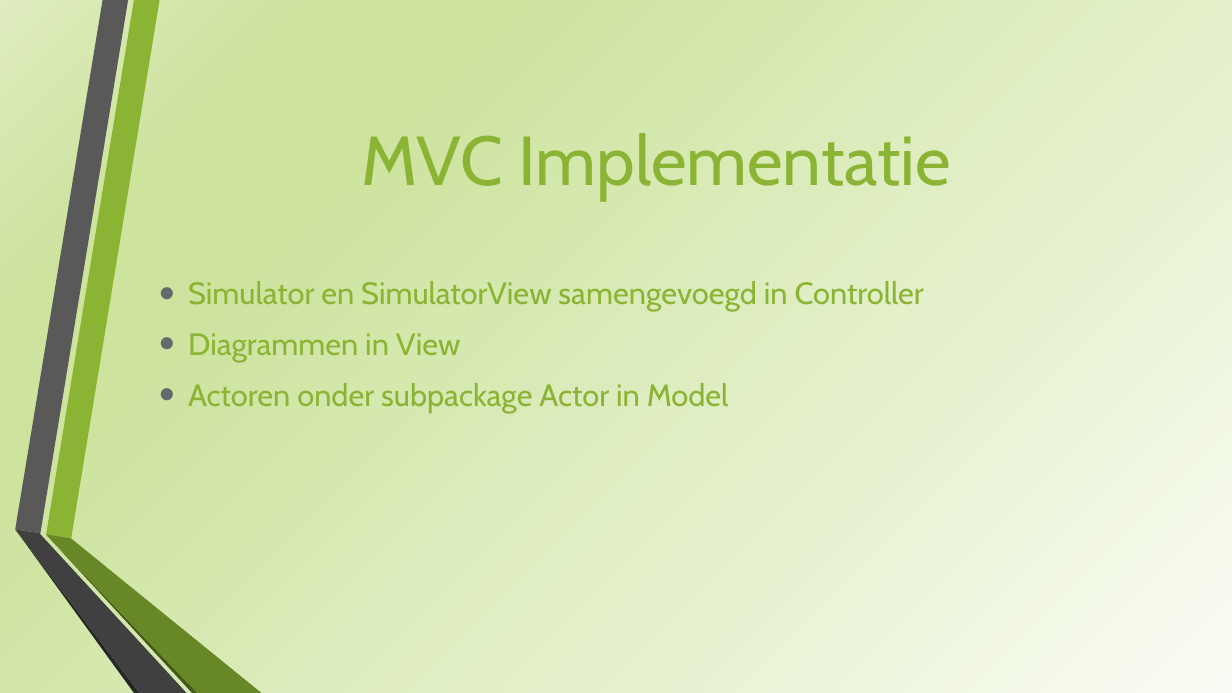
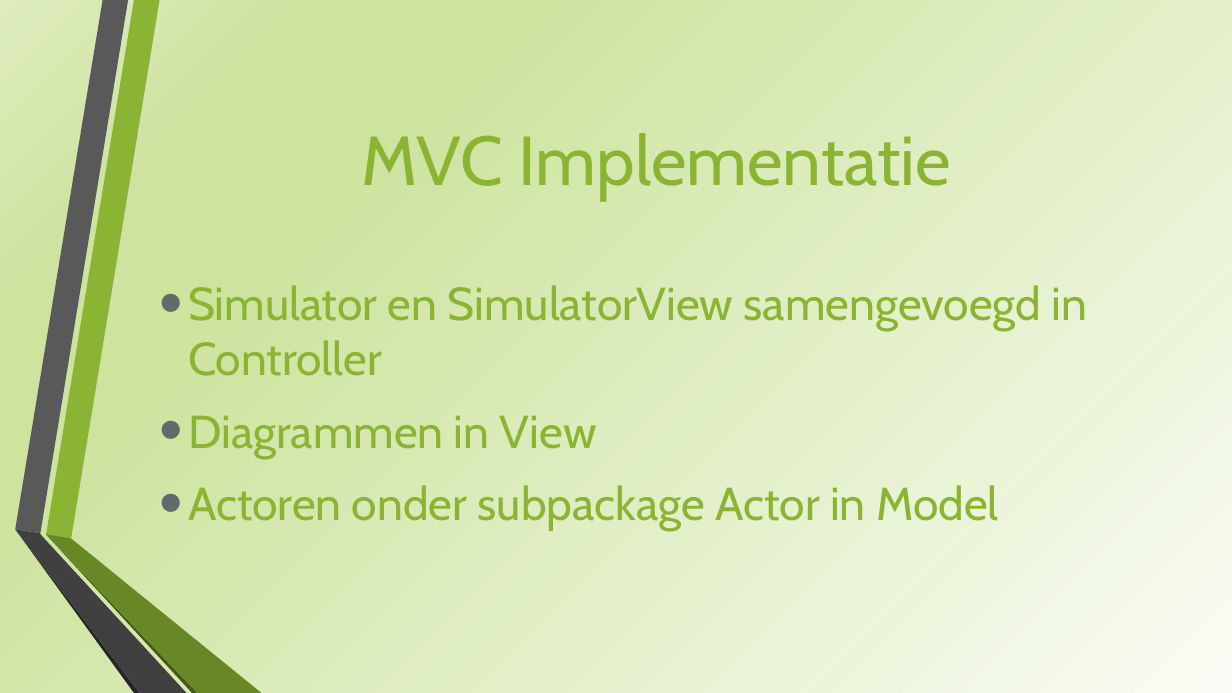
Before and after one commit to Braindamage1989/vossen-en-konijnen, a slide deck: slide 5 of src/docs/Presentatie Vossen en Konijnen (1).pptx. Drawn at 1232x693 pixels with LibreOffice and Linux fonts; fonts in the diff are those of the drawing. Boxes give left, top, right and bottom in pixels: in the first picture for what was removed or moved away, otherwise in the second. Text is boxed around its words. In the diff, an @@ line names an element or a change of style, - is before the commit and + after.

Commit message:
Presentatie

```diff
--- a/src/docs/Presentatie Vossen en Konijnen (1).pptx
+++ b/src/docs/Presentatie Vossen en Konijnen (1).pptx
@@ text "Simulator en SimulatorView samengevoegd in ..." at (188,285,1088,531): size 24 to 36 pt; more space between paragraphs @@
```
